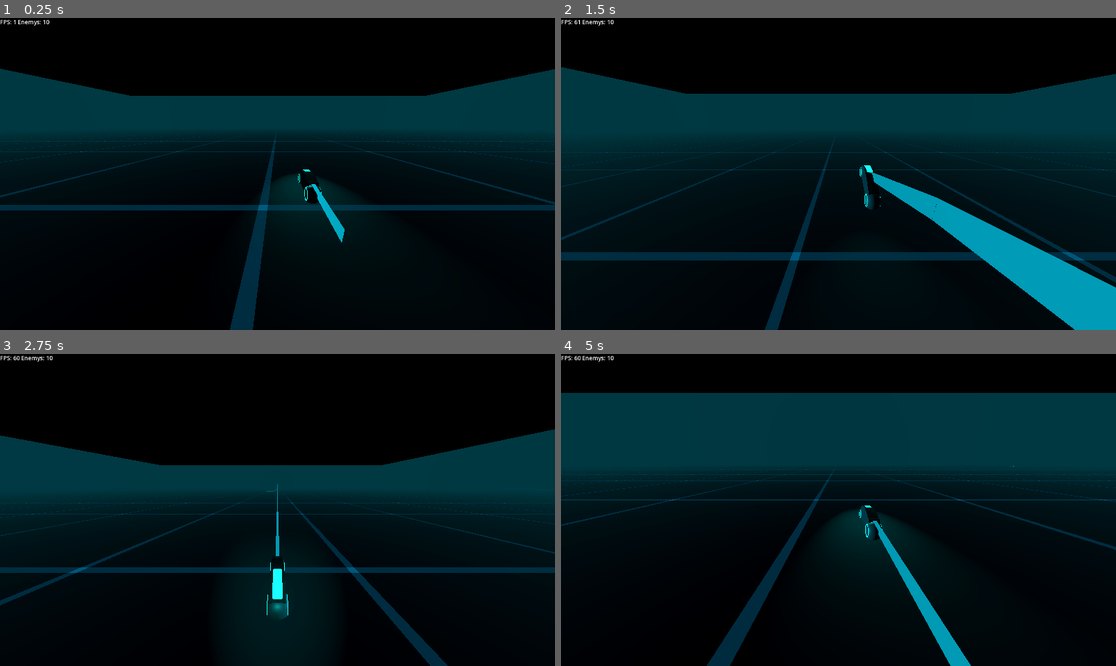
Above: before the commit, frames 1-4 (two rows, left to right).
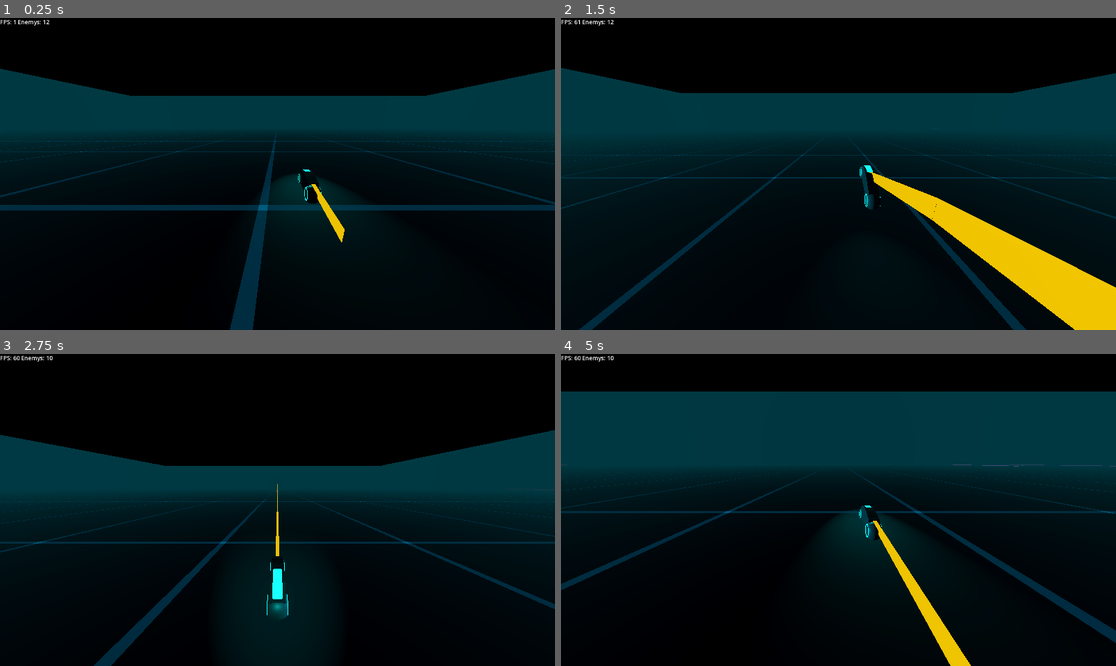
Above: after the commit, the same moments.

Repository: markcummins/godot-tron
Game: Godot game, scene res://Scenes/main.tscn
Two runs of this game, one before a commit and one after it. Both use one fixed random seed, a clock stepped at 60 frames per second and the inputs below.
Inputs:
- Up to frame 1 (0.25 s): no input
- Up to frame 2 (1.5 s): hold D (turn_right) 0.53-1.28 s; hold Down (look_back) 0.53-1.28 s; tap E (jump) at 0.77 s; hold A (turn_left) from 1.28 s (still down); tap Down (look_back) at 1.35 s
- Up to frame 3 (2.75 s): tap E (jump) at 1.52 s; release A (turn_left) at 2.03 s; hold D (turn_right) from 2.03 s (still down); hold Down (look_back) from 2.03 s (still down)
- Up to frame 4 (5 s): tap Enter at 2.75 s; release D (turn_right) at 2.78 s; release Down (look_back) at 2.78 s; hold W (move_forward) 2.78-3.53 s; tap Down (look_back) at 2.85, 4.35 s; tap E (jump) at 3.02, 3.77, 4.52 s; hold Down (look_back) 3.53-4.28 s; hold A (turn_left) from 3.53 s (still down)

The runs differ from the first frame. In frame 1, 0.2% of the frame differs, in the area x 8-63%, y 0-72%; in frame 2, 12%, in the area x 0-100%, y 0-100%; in frame 3, 5.9%; in frame 4, 6.4%.

Commit message:
Adding Collisions and game in basic working state

Diff:
--- /dev/null
+++ b/Materials/LightTrailBot.tres
@@ -0,0 +1,7 @@
+[gd_resource type="StandardMaterial3D" format=3 uid="uid://c1i1l34uy2wvo"]
+
+[resource]
+albedo_color = Color(0, 0, 0, 1)
+metallic = 1.0
+emission_enabled = true
+emission = Color(1, 0.0765024, 0.353288, 1)
--- /dev/null
+++ b/Materials/LightTrailBotB.tres
@@ -0,0 +1,7 @@
+[gd_resource type="StandardMaterial3D" format=3 uid="uid://bpr5e1bak42wp"]
+
+[resource]
+albedo_color = Color(0, 0, 0, 1)
+metallic = 1.0
+emission_enabled = true
+emission = Color(1, 0.553035, 0.239824, 1)
--- /dev/null
+++ b/Materials/LightTrailBotC.tres
@@ -0,0 +1,7 @@
+[gd_resource type="StandardMaterial3D" format=3 uid="uid://cuy3424lg4icy"]
+
+[resource]
+albedo_color = Color(0, 0, 0, 1)
+metallic = 1.0
+emission_enabled = true
+emission = Color(0.700128, 0.543184, 1, 1)
--- /dev/null
+++ b/Materials/LightTrailBotD.tres
@@ -0,0 +1,7 @@
+[gd_resource type="StandardMaterial3D" format=3 uid="uid://bl8rhn8gqgwjj"]
+
+[resource]
+albedo_color = Color(0, 0, 0, 1)
+metallic = 1.0
+emission_enabled = true
+emission = Color(0, 0.822583, 0.39669, 1)
--- /dev/null
+++ b/Materials/LightTrailPlayer.tres
@@ -0,0 +1,7 @@
+[gd_resource type="StandardMaterial3D" format=3 uid="uid://bffu1vhgbwd0x"]
+
+[resource]
+albedo_color = Color(0, 0, 0, 1)
+metallic = 1.0
+emission_enabled = true
+emission = Color(0.955926, 0.783103, 0, 1)
--- a/Scenes/LightCycleSceneBot.tscn
+++ b/Scenes/LightCycleSceneBot.tscn
@@ -1,9 +1,11 @@
-[gd_scene load_steps=3 format=3 uid="uid://b4v44wio4k8bo"]
+[gd_scene load_steps=4 format=3 uid="uid://b4v44wio4k8bo"]
 
 [ext_resource type="PackedScene" uid="uid://cnbrvm3bpnmr4" path="res://Scenes/LightCycleBot.tscn" id="1_5udw2"]
+[ext_resource type="Script" path="res://Scripts/LightCycleScene.gd" id="1_jjtjo"]
 [ext_resource type="PackedScene" uid="uid://bj3g8tfas3mci" path="res://Scenes/LightCycleTrail.tscn" id="3_f7mgk"]
 
 [node name="LightCycleSceneBot" type="Node3D" groups=["LightcycleBot"]]
+script = ExtResource("1_jjtjo")
 
 [node name="LightCycleBot" parent="." instance=ExtResource("1_5udw2")]
 
--- a/Scenes/LightCycleScenePlayer.tscn
+++ b/Scenes/LightCycleScenePlayer.tscn
@@ -1,9 +1,11 @@
-[gd_scene load_steps=3 format=3 uid="uid://bcvbx8ke04n3b"]
+[gd_scene load_steps=4 format=3 uid="uid://bcvbx8ke04n3b"]
 
 [ext_resource type="PackedScene" uid="uid://dmd31ug5s2vgo" path="res://Scenes/LightCyclePlayer.tscn" id="1_3b5yv"]
+[ext_resource type="Script" path="res://Scripts/LightCycleScene.gd" id="1_w87iq"]
 [ext_resource type="PackedScene" uid="uid://bj3g8tfas3mci" path="res://Scenes/LightCycleTrail.tscn" id="2_urxli"]
 
 [node name="LightCycleScenePlayer" type="Node3D"]
+script = ExtResource("1_w87iq")
 
 [node name="LightCyclePlayer" parent="." instance=ExtResource("1_3b5yv")]
 
--- a/Scenes/LightCycleTrail.tscn
+++ b/Scenes/LightCycleTrail.tscn
@@ -1,8 +1,6 @@
-[gd_scene load_steps=3 format=3 uid="uid://bj3g8tfas3mci"]
+[gd_scene load_steps=2 format=3 uid="uid://bj3g8tfas3mci"]
 
 [ext_resource type="Script" path="res://Scripts/LightCycleTrail.gd" id="1_pp276"]
-
-[sub_resource type="BoxShape3D" id="BoxShape3D_6h5ha"]
 
 [node name="LightCycleTrail" type="Node3D"]
 script = ExtResource("1_pp276")
@@ -12,6 +10,3 @@
 [node name="LightCycleTrailCollider" type="Area3D" parent="."]
 collision_layer = 2
 collision_mask = 3
-
-[node name="CollisionShape3D" type="CollisionShape3D" parent="LightCycleTrailCollider"]
-shape = SubResource("BoxShape3D_6h5ha")
--- a/Scenes/main.tscn
+++ b/Scenes/main.tscn
@@ -1,11 +1,15 @@
-[gd_scene load_steps=9 format=3 uid="uid://bt0sdmu5kl0da"]
+[gd_scene load_steps=13 format=3 uid="uid://bt0sdmu5kl0da"]
 
 [ext_resource type="PackedScene" uid="uid://bx7lro2cy3saf" path="res://Scenes/GameStart.tscn" id="1_nvk75"]
 [ext_resource type="PackedScene" uid="uid://b4v44wio4k8bo" path="res://Scenes/LightCycleSceneBot.tscn" id="2_0wjhb"]
 [ext_resource type="PackedScene" uid="uid://bcvbx8ke04n3b" path="res://Scenes/LightCycleScenePlayer.tscn" id="3_xx08i"]
 [ext_resource type="PackedScene" uid="uid://o3wxu1jes2xv" path="res://Scenes/Interface.tscn" id="3_yo5sf"]
+[ext_resource type="Material" uid="uid://bffu1vhgbwd0x" path="res://Materials/LightTrailPlayer.tres" id="4_8c2dq"]
 [ext_resource type="PackedScene" uid="uid://c1jpl7f4ioirb" path="res://Scenes/Map.tscn" id="4_35hls"]
 [ext_resource type="Script" path="res://Scripts/GameManager.gd" id="6_vbhkn"]
+[ext_resource type="Material" uid="uid://c1i1l34uy2wvo" path="res://Materials/LightTrailBot.tres" id="6_vveko"]
+[ext_resource type="Material" uid="uid://bpr5e1bak42wp" path="res://Materials/LightTrailBotB.tres" id="7_eo70w"]
+[ext_resource type="Material" uid="uid://cuy3424lg4icy" path="res://Materials/LightTrailBotC.tres" id="8_k801c"]
 
 [sub_resource type="Sky" id="Sky_lm20o"]
 
@@ -40,36 +44,55 @@
 
 [node name="LightCycleScenePlayer" parent="Game" instance=ExtResource("3_xx08i")]
 transform = Transform3D(1, 0, 0, 0, 1, 0, 0, 0, 1, 0, 0.5, 0)
+trailMaterial = ExtResource("4_8c2dq")
 
 [node name="LightCycleSceneBotA" parent="Game" instance=ExtResource("2_0wjhb")]
 transform = Transform3D(-1, 0, 8.74228e-08, 0, 1, 0, -8.74228e-08, 0, -1, 234.086, 0.5, 370.84)
+trailMaterial = ExtResource("6_vveko")
 
 [node name="LightCycleSceneBotA2" parent="Game" instance=ExtResource("2_0wjhb")]
 transform = Transform3D(1, 0, 0, 0, 1, 0, 0, 0, 1, -98.6217, 0.5, -442.635)
+trailMaterial = ExtResource("6_vveko")
 
 [node name="LightCycleSceneBotA3" parent="Game" instance=ExtResource("2_0wjhb")]
 transform = Transform3D(1, 0, 0, 0, 1, 0, 0, 0, 1, -164.232, 0.5, 370.84)
+trailMaterial = ExtResource("6_vveko")
 
 [node name="LightCycleSceneBotA4" parent="Game" instance=ExtResource("2_0wjhb")]
 transform = Transform3D(-1, 0, 8.74228e-08, 0, 1, 0, -8.74228e-08, 0, -1, 255.26, 0.5, -387.362)
+trailMaterial = ExtResource("7_eo70w")
 
 [node name="LightCycleSceneBotA5" parent="Game" instance=ExtResource("2_0wjhb")]
 transform = Transform3D(1, 0, 0, 0, 1, 0, 0, 0, 1, -330.24, 0.5, 370.84)
+trailMaterial = ExtResource("7_eo70w")
 
 [node name="LightCycleSceneBotA6" parent="Game" instance=ExtResource("2_0wjhb")]
 transform = Transform3D(-4.37114e-08, 0, -1, 0, 1, 0, 1, 0, -4.37114e-08, 388.416, 0.5, 227.887)
+trailMaterial = ExtResource("7_eo70w")
 
 [node name="LightCycleSceneBotA7" parent="Game" instance=ExtResource("2_0wjhb")]
 transform = Transform3D(-4.37114e-08, 0, 1, 0, 1, 0, -1, 0, -4.37114e-08, 386, 0.5, -8.15961)
+trailMaterial = ExtResource("8_k801c")
 
 [node name="LightCycleSceneBotA8" parent="Game" instance=ExtResource("2_0wjhb")]
 transform = Transform3D(-4.37114e-08, 0, -1, 0, 1, 0, 1, 0, -4.37114e-08, -331, 0.5, -214.16)
+trailMaterial = ExtResource("8_k801c")
 
 [node name="LightCycleSceneBotA9" parent="Game" instance=ExtResource("2_0wjhb")]
 transform = Transform3D(-1, 0, 8.74228e-08, 0, 1, 0, -8.74228e-08, 0, -1, -420.111, 0.5, -399.718)
+trailMaterial = ExtResource("8_k801c")
 
 [node name="LightCycleSceneBotA10" parent="Game" instance=ExtResource("2_0wjhb")]
 transform = Transform3D(1, 0, 0, 0, 1, 0, 0, 0, 1, 52, 0.5, 370.84)
+trailMaterial = ExtResource("6_vveko")
+
+[node name="LightCycleSceneBotA11" parent="Game" instance=ExtResource("2_0wjhb")]
+transform = Transform3D(1, 0, 0, 0, 1, 0, 0, 0, 1, 52, 0.5, 370.84)
+trailMaterial = ExtResource("6_vveko")
+
+[node name="LightCycleSceneBotA12" parent="Game" instance=ExtResource("2_0wjhb")]
+transform = Transform3D(1, 0, 0, 0, 1, 0, 0, 0, 1, 52, 0.5, 370.84)
+trailMaterial = ExtResource("6_vveko")
 
 [node name="GameStart" type="Node3D" parent="."]
 
--- a/Scripts/LightCycleBase.gd
+++ b/Scripts/LightCycleBase.gd
@@ -6,7 +6,7 @@
 @export var min_speed: float = 60.0
 @export var friction: float = 2.0
 @export var acceleration: float = 0.5
-@export var turn_speed: float = 4
+@export var turn_speed: float = 8
 
 @onready var light_cycle_scene: Node3D = $".."
 
@@ -115,7 +115,8 @@
 	rotation.y += turn_direction * turn_speed * delta
 
 	# Check if the turn is complete
-	if abs(angle_difference) < deg_to_rad(2):
+	var snap_radius = clamp(2, 45, turn_speed)
+	if abs(angle_difference) < deg_to_rad(snap_radius):
 		rotation.y = rotation_to
 		is_turning = false
 
--- /dev/null
+++ b/Scripts/LightCycleScene.gd
@@ -0,0 +1,12 @@
+extends Node3D
+
+@export var trailMaterial: Material
+
+# Called when the node enters the scene tree for the first time.
+func _ready() -> void:
+	pass # Replace with function body.
+
+
+# Called every frame. 'delta' is the elapsed time since the previous frame.
+func _process(delta: float) -> void:
+	pass
--- a/Scripts/LightCycleTrail.gd
+++ b/Scripts/LightCycleTrail.gd
@@ -3,20 +3,26 @@
 var frame_counter: int = 0
 @export var update_frequency: int = 5
 
-
 var current_pos_start: Vector3
 var current_pos_end: Vector3
 
-@export var maximum_trail_points: int = 100
+@export var maximum_trail_points: int = 1000
 
 @export var trail_width: float = 0.1
 @export var trail_height: float = 0.5
 
+@onready var trail_material = StandardMaterial3D.new()
+
 @onready var trail_elements: Node3D = $LightCycleTrailElements
 @onready var trail_collision: Area3D = $LightCycleTrailCollider
 
+@onready var lightcycle_scene: Node3D = $"../"
 @onready var lightcycle_bot: LightCycleBot = $"../LightCycleBot"
 @onready var lightcycle_model: Node3D = $"../LightCycleBot/LightCycleModel"
+
+
+func _ready():
+	trail_material = lightcycle_scene.trailMaterial;
 
 func update_trail(lightcycle_position: Vector3) -> void:
 	frame_counter += 1
@@ -76,6 +82,7 @@
 	var segment_instance = MeshInstance3D.new()
 	segment_instance.mesh = trail_mesh
 	segment_instance.name = "TrailSegment"
+	segment_instance.set_surface_override_material(0, trail_material)
 
 	 #Add the segment to the scene
 	trail_elements.add_child(segment_instance)
Renamed: Materials/LightTrall.tres -> Materials/LT.tres
